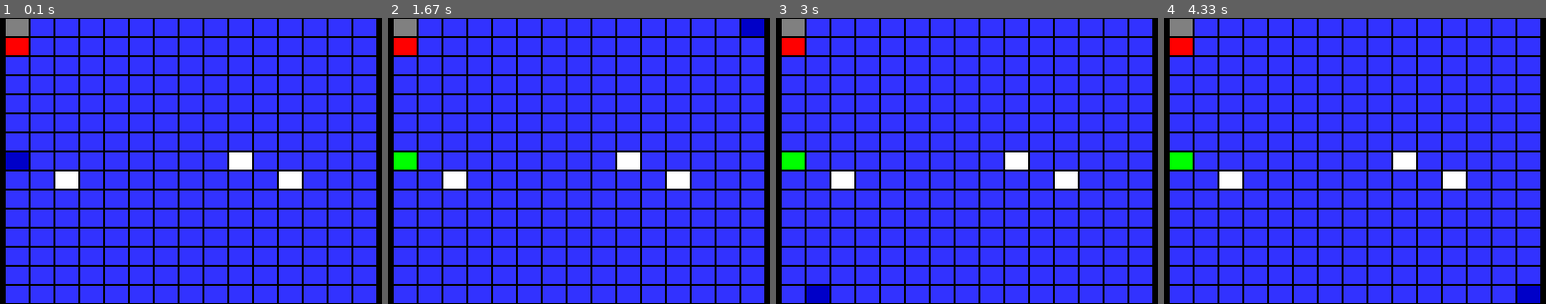
Above: before the commit, frames 1-4 (left to right).
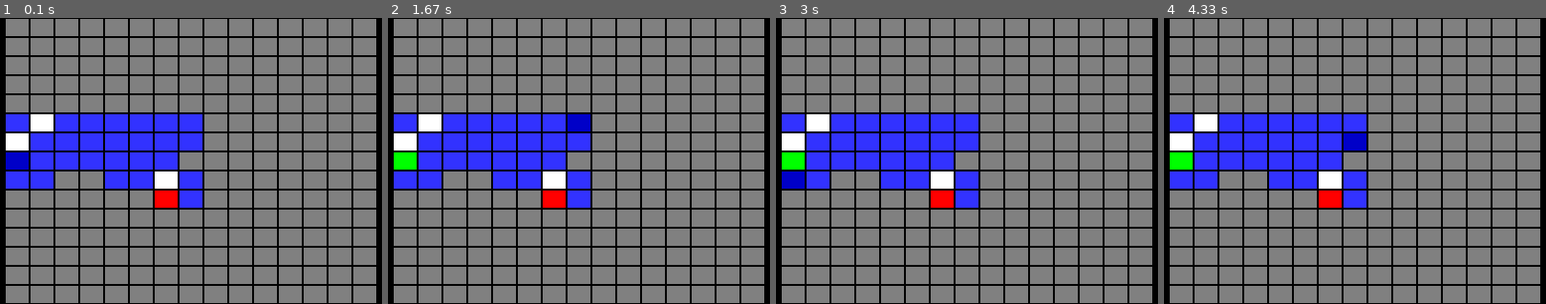
Above: after the commit, the same moments.

Repository: Anthony-185/P3-KOZAK-ANTOINE
Game: pygame game, started from main.py
The game is run twice, just before and just after one commit, with the same random seed, the same clock (stepped at 60 frames per second) and the same inputs.
Inputs:
- Up to frame 1 (0.1 s): no input
- Up to frame 2 (1.67 s): hold Right 0.33-0.8 s; hold Up 0.83-1.13 s; hold Right 1.17-1.63 s
- Up to frame 3 (3 s): hold Left 1.67-2.2 s; hold Down 2.23-2.53 s
- Up to frame 4 (4.33 s): hold Up 3-3.37 s; hold Right 3.4-4.03 s; hold Down from 4.07 s (still down)

The runs differ from the first frame. In frame 1, 71% of the frame differs, in the area x 1-99%, y 0-100%; in frame 2, 71%; in frame 3, 71%; in frame 4, 71%.

Commit message:
change some_space() function

Diff:
--- a/grid_module.py
+++ b/grid_module.py
@@ -95,8 +95,16 @@
 
     @staticmethod # create to define some space between the differents element
     @V.for_vendetta
-    def some_space(chance = 99):
-        return random.randrange(1, 100+1) >= chance # -> 97% chance to be True
+    def some_space(chance = 97):
+        '''
+        chance function which take size of the grid in internal parameter
+
+        97 = 15 * 15 good chance value for grid size
+        99 = 25 * 25 good chance value for grid size
+        '''
+        grid_size = Grid.row * Grid.column
+        if grid_size < 225: return random.randrange(1, 101) >= 97
+        return random.randrange(0, grid_size) <= 17
 
     @V.for_vendetta
     def by_path_generator(self, failed = [0], all_loop = [0]):
@@ -136,6 +144,8 @@
         print(' - closing loop', failed[0] + 1, end ='')
         if not failed[0]: print(' -\n -- all path loop closed -- ')
         else: failed[0] -= 1
+        all_loop[0] = 0
+        assert failed[0] == 0
 
 
 class C:
